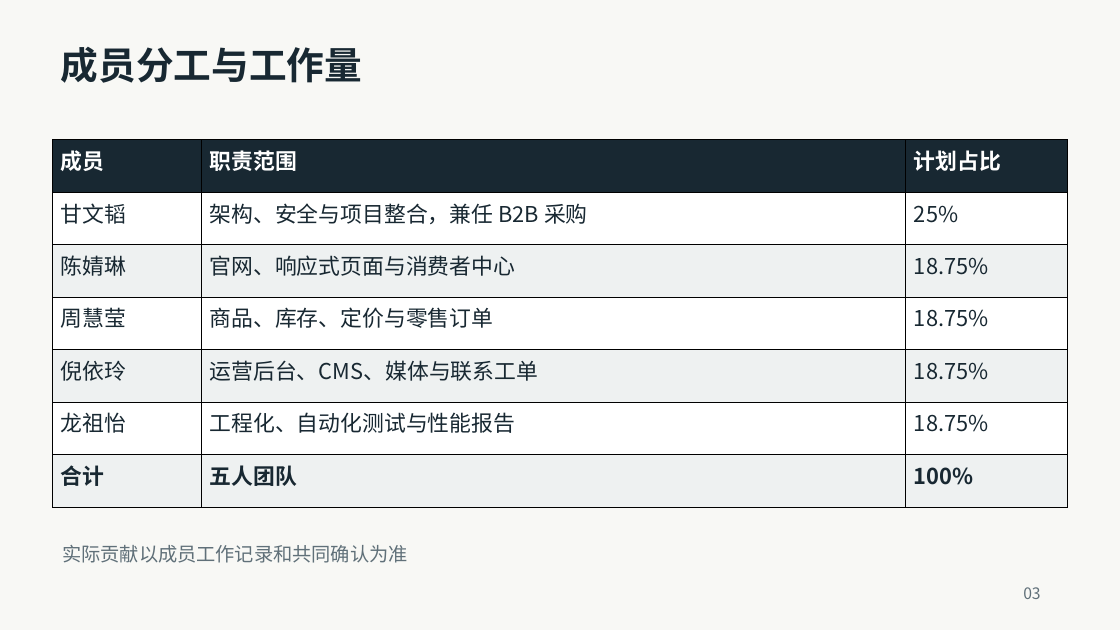
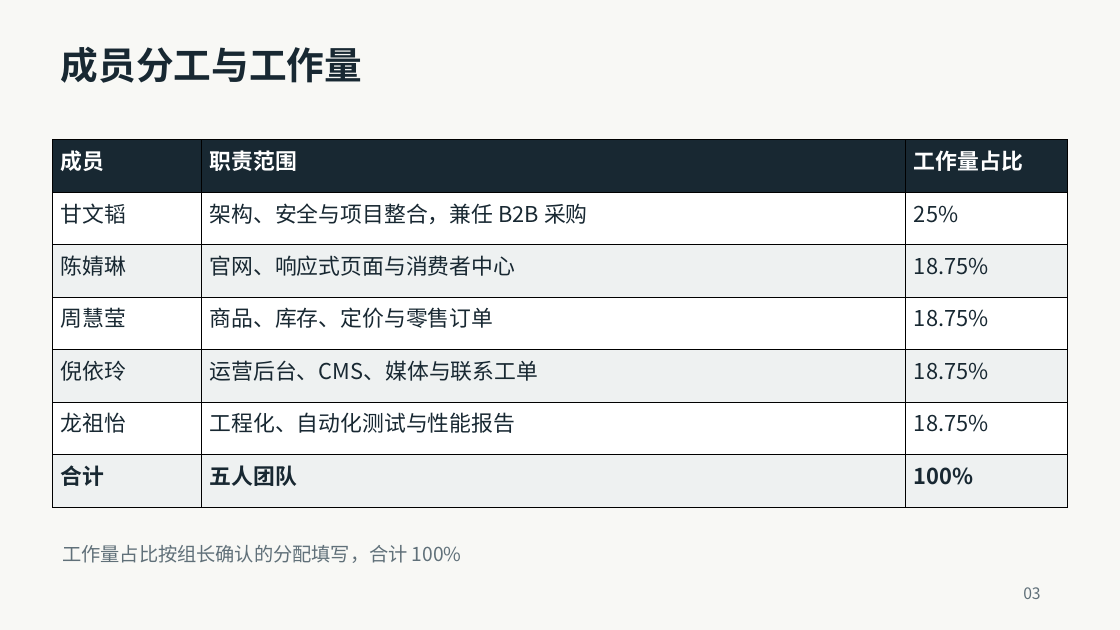
Before and after one commit to ganwentao20/wemove-sports-portal, a slide deck: slide 3 of docs/deliverables/下午班-08组-WEMOVE-SPORTS-项目汇报-v1.3.pptx. Drawn at 1120x630 pixels with LibreOffice and Linux fonts; fonts in the diff are those of the drawing. Boxes give left, top, right and bottom in pixels: in the first picture for what was removed or moved away, otherwise in the second. Text is boxed around its words. In the diff, an @@ line names an element or a change of style, - is before the commit and + after.

```diff
--- a/docs/deliverables/下午班-08组-WEMOVE-SPORTS-项目汇报-v1.3.pptx
+++ b/docs/deliverables/下午班-08组-WEMOVE-SPORTS-项目汇报-v1.3.pptx
@@ table at bbox=[52, 140, 1068, 508] @@
-row 1, column 3: 计划占比
+row 1, column 3: 工作量占比
@@ text at bbox=[62, 545, 462, 563]: text changed @@
-实际贡献以成员工作记录和共同确认为准
+工作量占比按组长确认的分配填写，合计 100%
```
Also in this commit, not shown: 23 other files.
